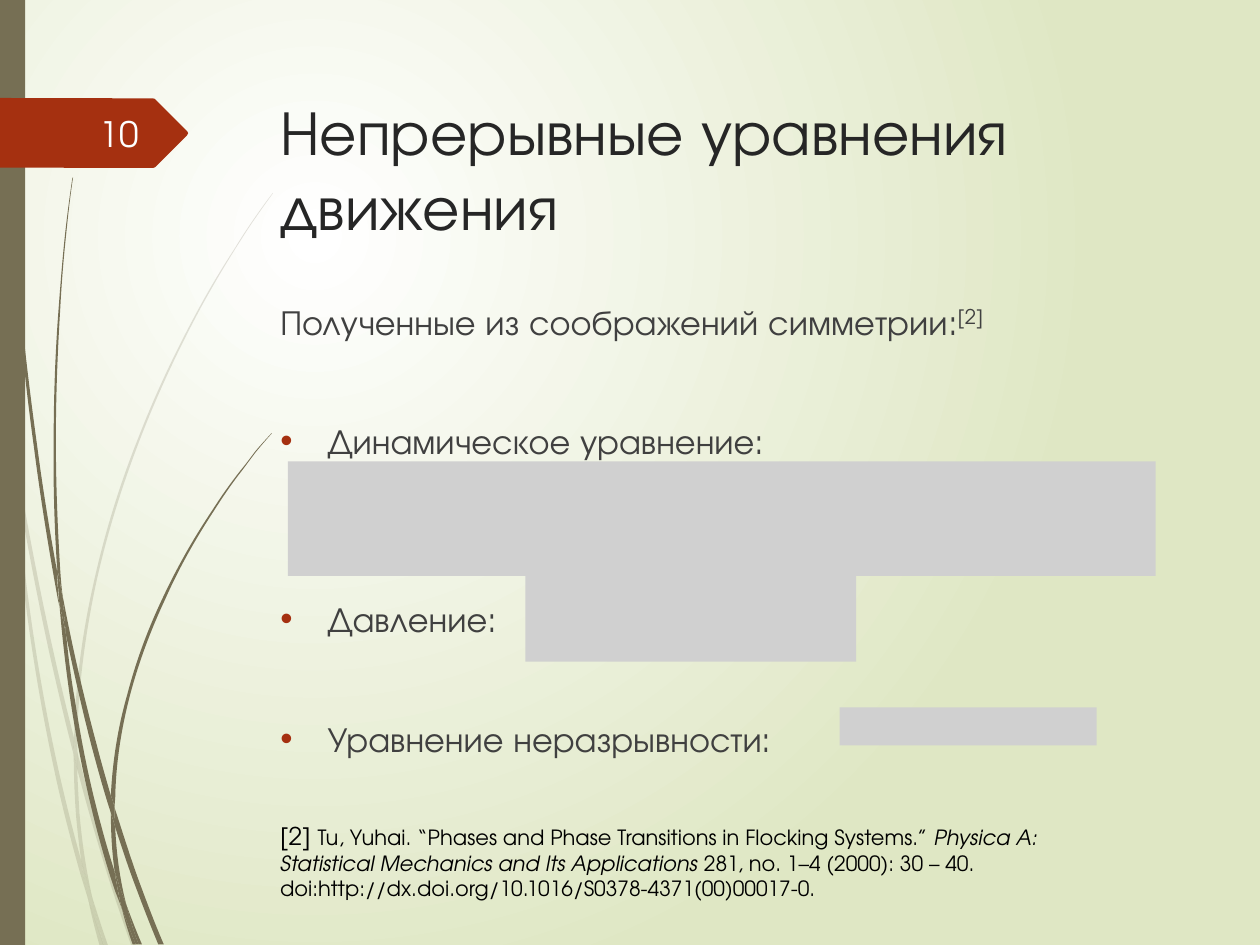
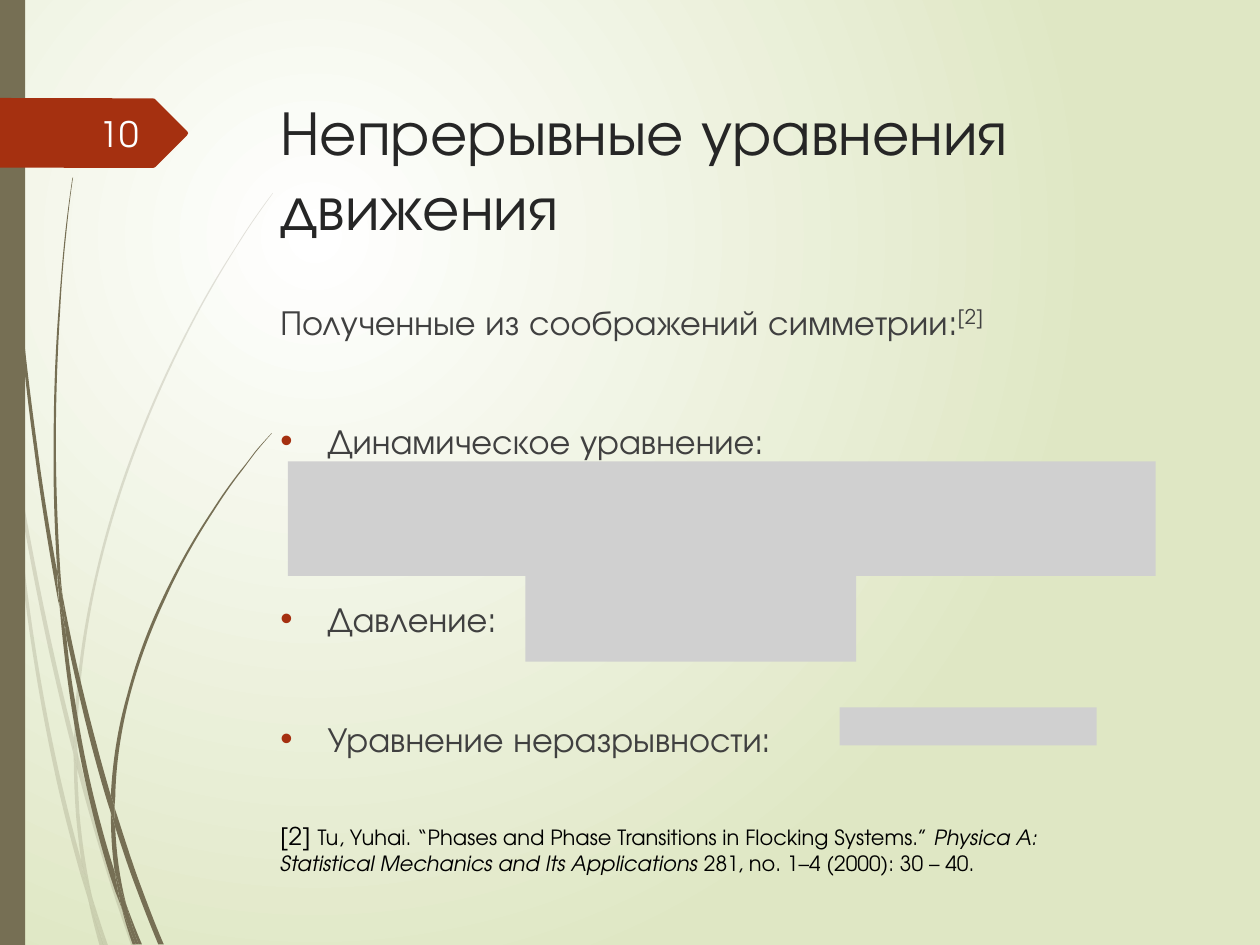
Before and after one commit to MPolovyi/my-colloids-Thesis, a slide deck: slide 10 of Presentation/Presentation.pptx. Drawn at 1260x945 pixels with LibreOffice and Linux fonts; fonts in the diff are those of the drawing; grey boxes stand for pictures. Boxes give left, top, right and bottom in pixels: in the first picture for what was removed or moved away, otherwise in the second. Text is boxed around its words. In the diff, an @@ line names an element or a change of style, - is before the commit and + after.

```diff
--- a/Presentation/Presentation.pptx
+++ b/Presentation/Presentation.pptx
@@ text at bbox=[280, 826, 1037, 876]: text changed @@
-[2] Tu, Yuhai. “Phases and Phase Transitions in Flocking Systems.” Physica A: Statistical Mechanics and Its Applications 281, no. 1–4 (2000): 30 – 40. doi:http://dx.doi.org/10.1016/S0378-4371(00)00017-0.
+[2] Tu, Yuhai. “Phases and Phase Transitions in Flocking Systems.” Physica A: Statistical Mechanics and Its Applications 281, no. 1–4 (2000): 30 – 40.
```
Also in this commit, not shown: 3 other slides changed, 27 other files.
